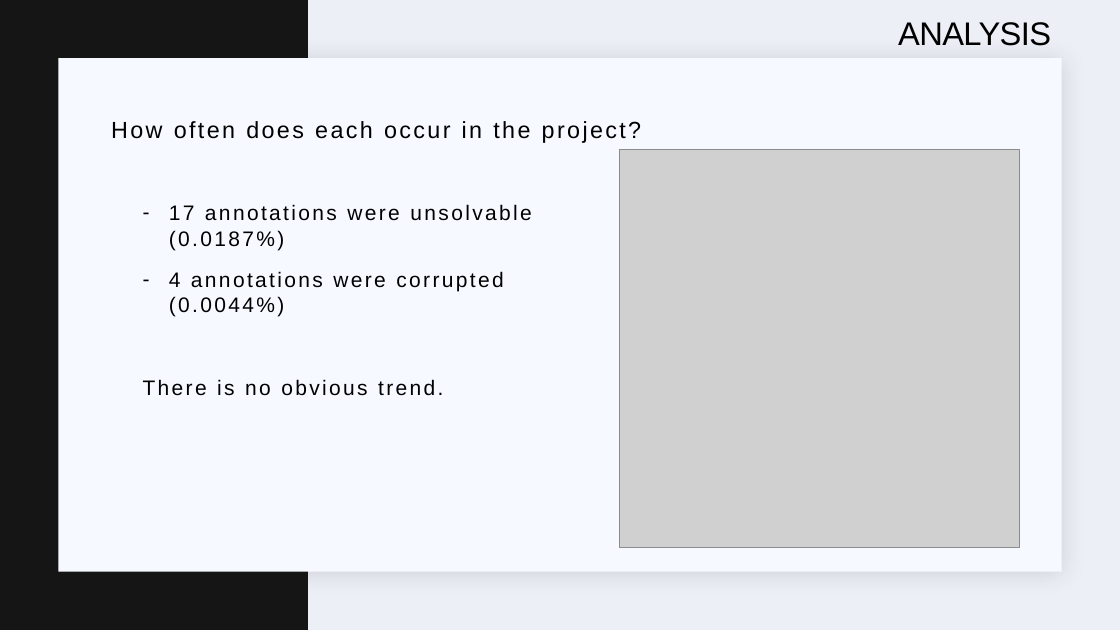
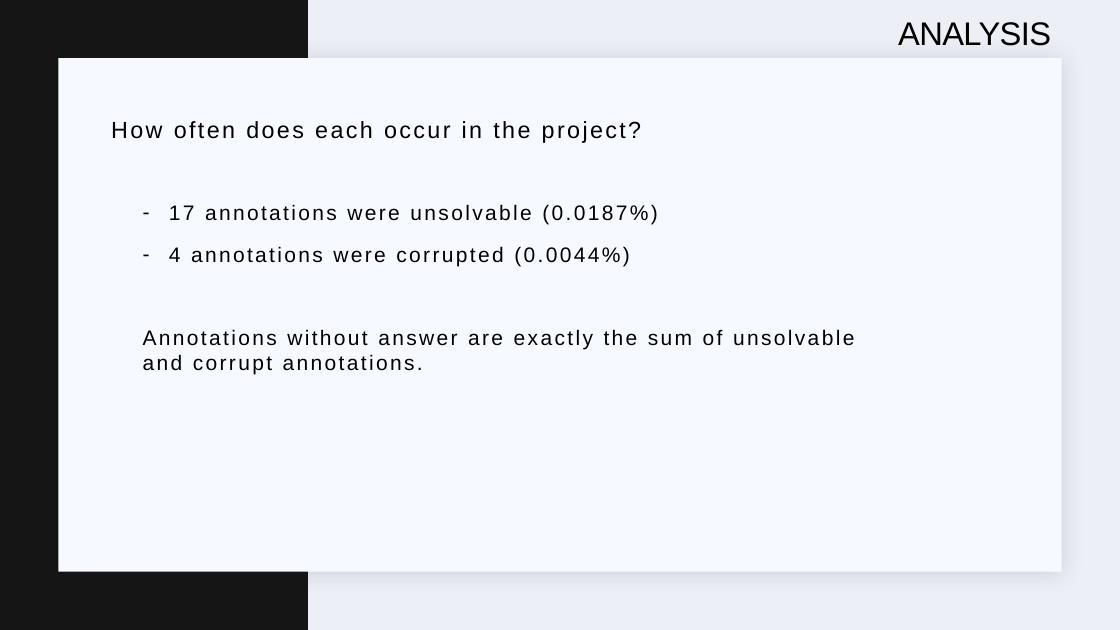
Before and after one commit to msm216/bicycle-annotator, a slide deck: slide 11 of presentation.pptx. Drawn at 1120x630 pixels with LibreOffice and Linux fonts; fonts in the diff are those of the drawing; grey boxes stand for pictures. Boxes give left, top, right and bottom in pixels: in the first picture for what was removed or moved away, otherwise in the second. Text is boxed around its words. In the diff, an @@ line names an element or a change of style, - is before the commit and + after.

```diff
--- a/presentation.pptx
+++ b/presentation.pptx
@@ picture removed at box(620, 150, 1020, 548) @@
@@ text at box(143, 329, 854, 375): text changed @@
-There is no obvious trend.
+Annotations without answer are exactly the sum of unsolvable and corrupt annotations.
```
Also in this commit, not shown: 6 other slides changed, 1 slide added, 2 slides removed, 2 other files.
